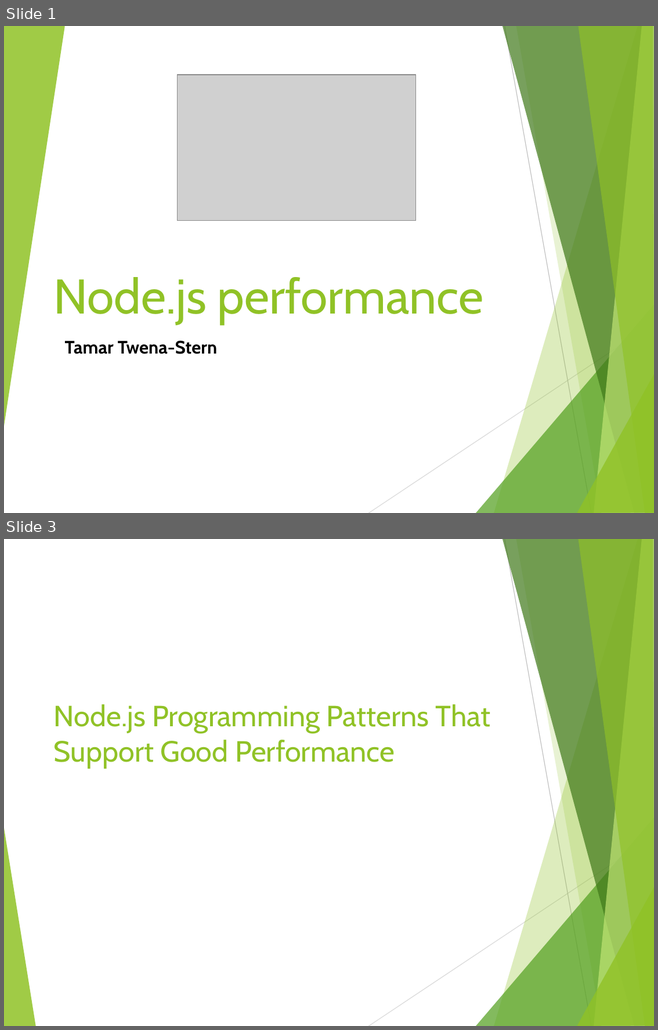
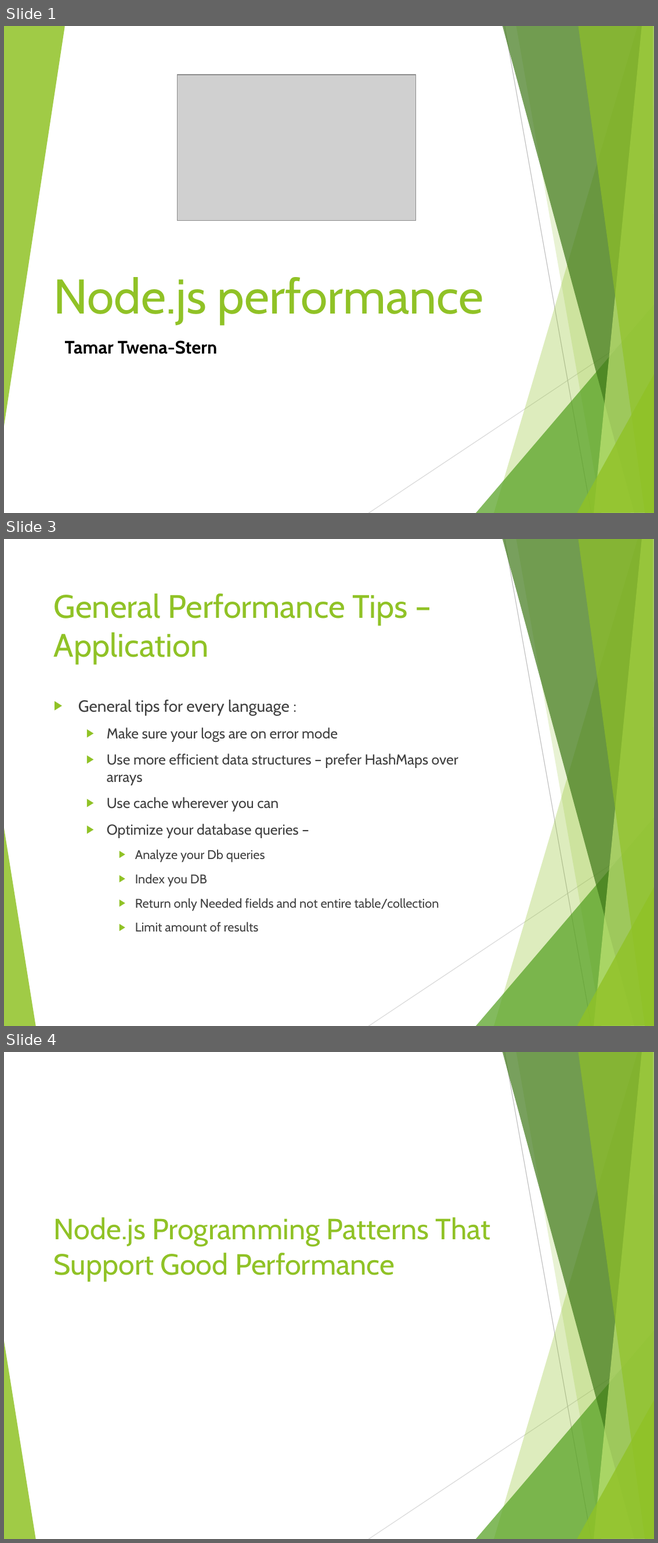
Before and after one commit to tamarstern/MyNodeJSCourse, a slide deck: day2/nodejs_performance/NodeJs_Performance.pptx. Shown one above the other, each under a label of ours: slides 1 and 3 before the commit, slides 1, 3 and 4 after it; the slides between them are not shown. The pictures are 658x1030 and 658x1543 pixels, drawn with LibreOffice and Linux fonts; fonts in the diff are those of the drawing; grey boxes stand for pictures. Boxes give left, top, right and bottom in pixels: in the first picture for what was removed or moved away, otherwise in the second. Text is boxed around its words. In the diff, an @@ line names an element or a change of style, - is before the commit and + after.

```diff
--- a/day2/nodejs_performance/NodeJs_Performance.pptx
+++ b/day2/nodejs_performance/NodeJs_Performance.pptx
@@ slide 3 added at box(4, 539, 654, 1026), background #FFFFFF; not listed: 10 template elements that a slide beside it also shows @@
@@ title added at box(54, 594, 408, 664), 36 pt, text #90C226 @@
+General Performance Tips – Application
@@ text added at box(78, 700, 458, 932), 16 pt, text #404040 @@
+▶ General tips for every language :
+  ▶ Make sure your logs are on error mode
+  ▶ Use more efficient data structures – prefer HashMaps over arrays
+  ▶ Use cache wherever you can
+  ▶ Optimize your database queries –
+    ▶ Analyze your Db queries
+    ▶ Index you DB
+    ▶ Return only Needed fields and not entire table/collection
+    ▶ Limit amount of results
@@ what was slide 3 is now slide 4 @@
```
Also in this commit, not shown: 1 slide changed, 3 other slides added, 5 other files.
